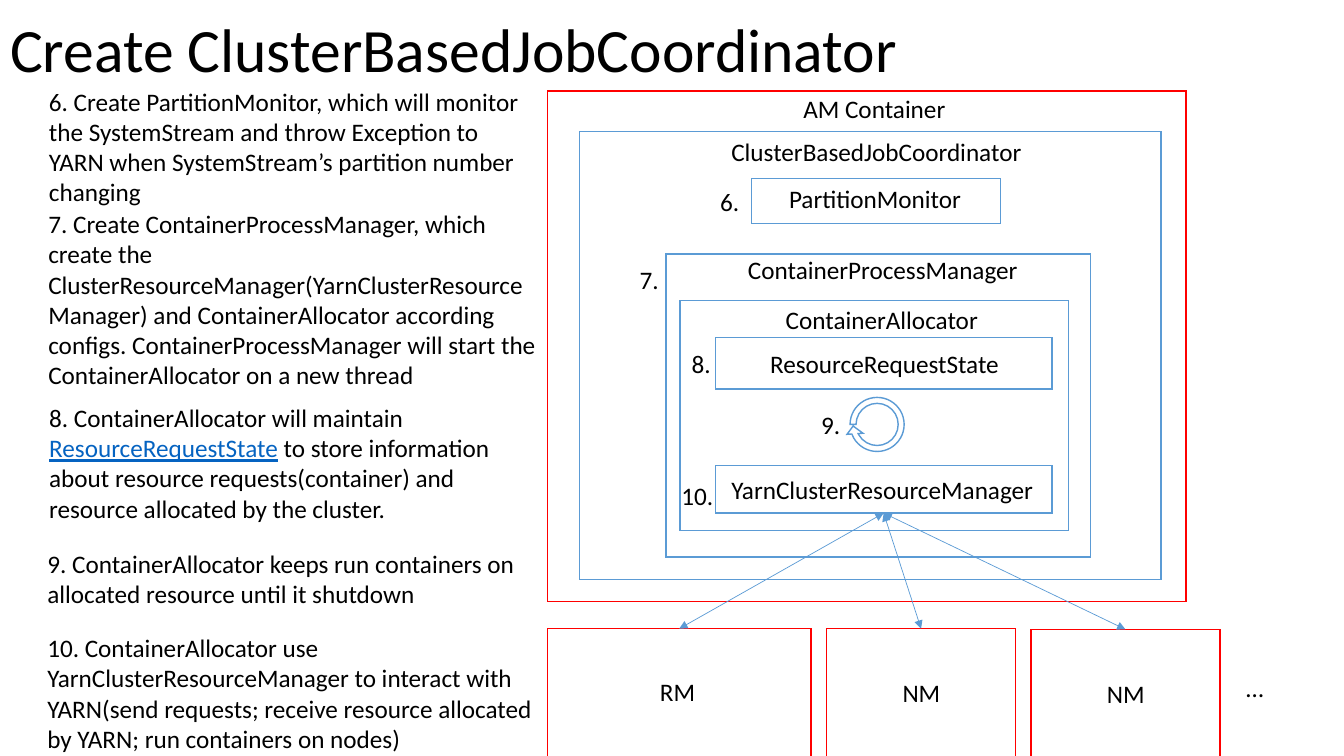
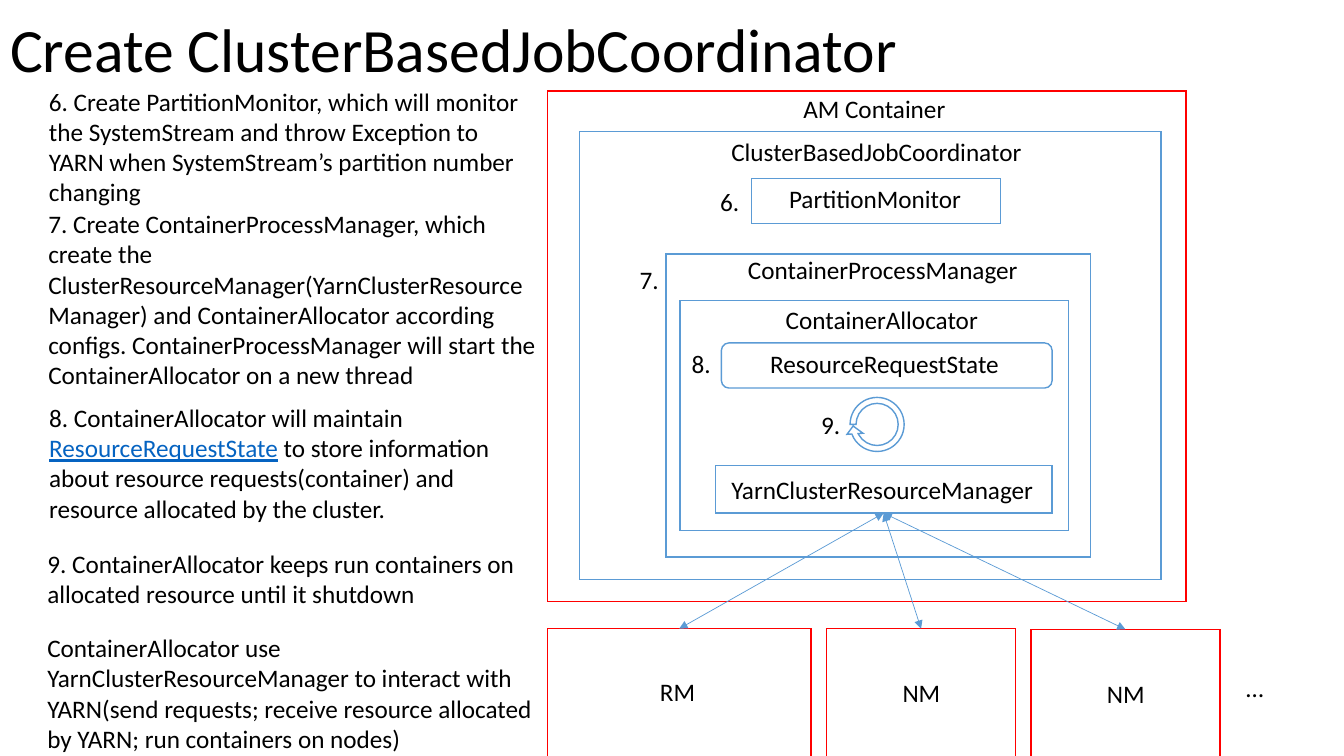
Before and after one commit to Swrrt/Samza-Documents, a slide deck: slide 75 of Documentation/SamzaStructure.pptx. Drawn at 1344x756 pixels with LibreOffice and Linux fonts; fonts in the diff are those of the drawing. Boxes give left, top, right and bottom in pixels: in the first picture for what was removed or moved away, otherwise in the second. Text is boxed around its words. In the diff, an @@ line names an element or a change of style, - is before the commit and + after.

Commit message:
ContainerProcessManager callback

```diff
--- a/Documentation/SamzaStructure.pptx
+++ b/Documentation/SamzaStructure.pptx
@@ rounded rectangle: place and size @@
-rounded rectangle at [716, 338, 1053, 389]
+rounded rectangle at [722, 343, 1053, 388]
@@ rounded rectangle at [722, 343, 1053, 388]: rectangle to rounded rectangle @@
@@ text removed at [681, 488, 713, 505] @@
-10.
@@ text at [47, 639, 531, 752]: text changed @@
-10. ContainerAllocator use YarnClusterResourceManager to interact with YARN(send requests; receive resource allocated by YARN; run containers on nodes)
+ContainerAllocator use YarnClusterResourceManager to interact with YARN(send requests; receive resource allocated by YARN; run containers on nodes)
```
Also in this commit, not shown: 1 other slide changed, 1 slide added, 1 slide removed.
